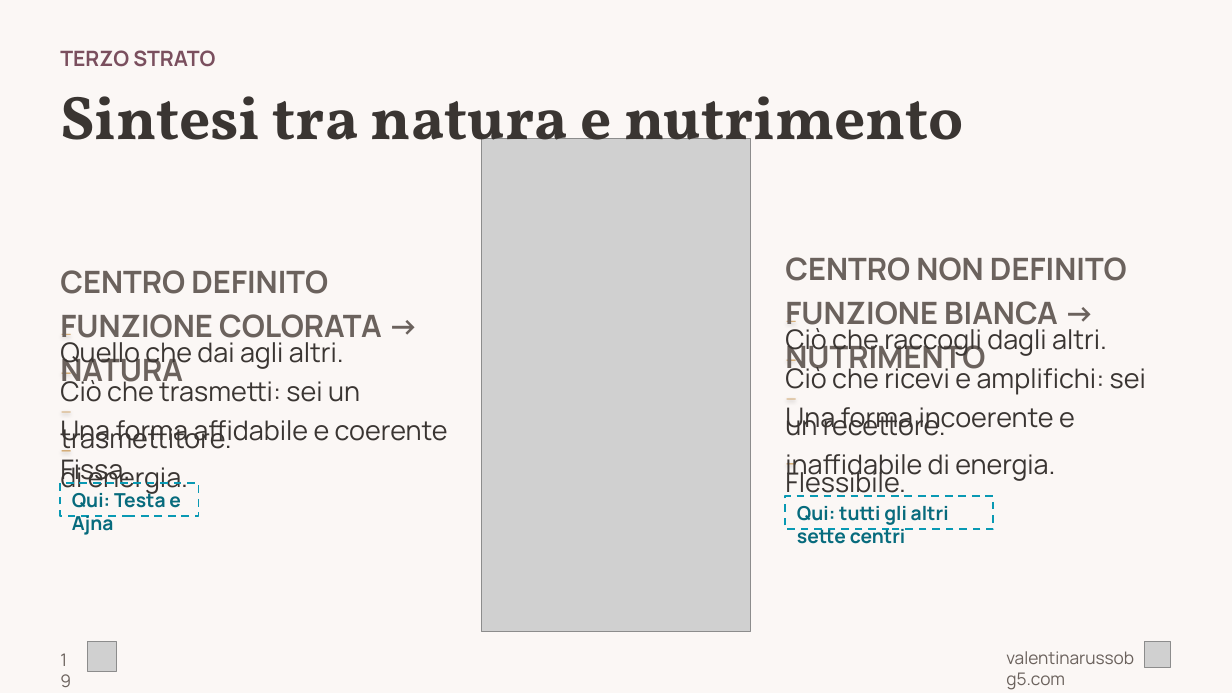
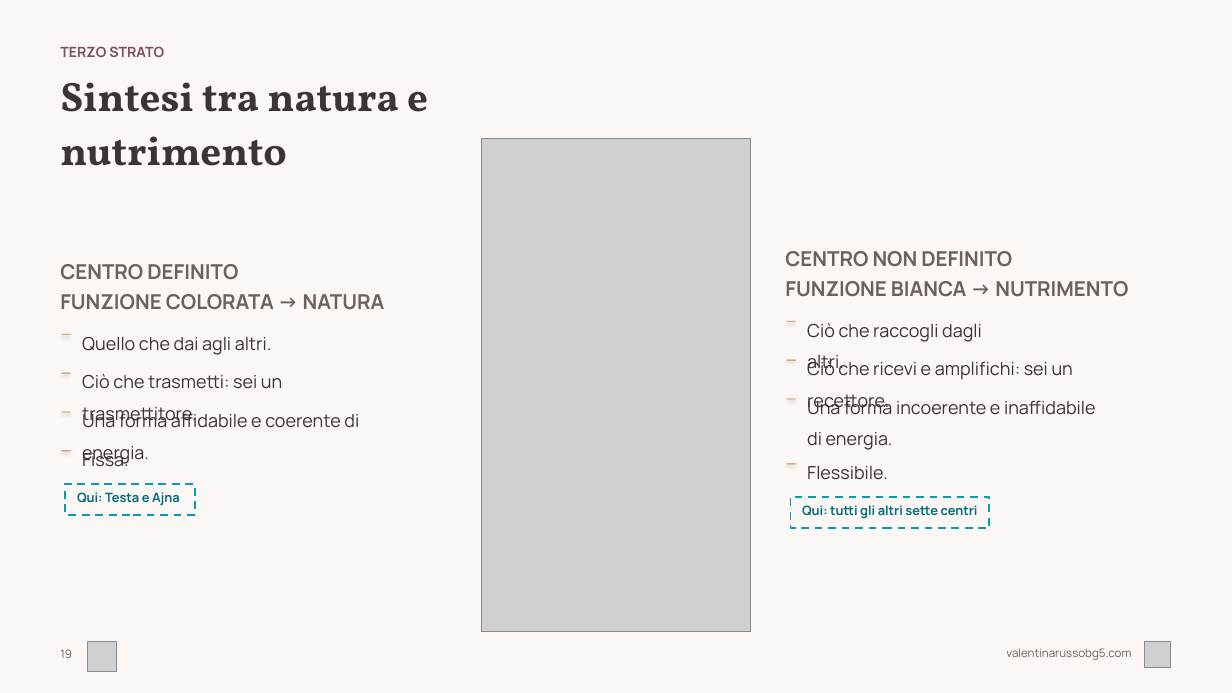
Before and after one commit to valentina-russo/valentinarusso-site, a slide deck: slide 19 of grav-site/root/kit-corso/corso-base-hd.pptx. Drawn at 1232x693 pixels with LibreOffice and Linux fonts; fonts in the diff are those of the drawing; grey boxes stand for pictures. Boxes give left, top, right and bottom in pixels: in the first picture for what was removed or moved away, otherwise in the second. Text is boxed around its words. In the diff, an @@ line names an element or a change of style, - is before the commit and + after.

```diff
--- a/grav-site/root/kit-corso/corso-base-hd.pptx
+++ b/grav-site/root/kit-corso/corso-base-hd.pptx
@@ text "TERZO STRATO" at box(60, 46, 164, 57): size 16.5 to 11 pt @@
@@ text "Sintesi tra natura e nutrimento" at box(60, 82, 428, 166): size 48 to 32 pt @@
@@ text "CENTRO DEFINITO" at box(60, 264, 385, 310): size 24 to 16 pt @@
@@ text "CENTRO NON DEFINITO" at box(785, 251, 1128, 297): size 24 to 16 pt @@
@@ text "Quello che dai agli altri.": place and size @@
-text "Quello che dai agli altri." at box(60, 337, 344, 370)
+text "Quello che dai agli altri." at box(82, 336, 272, 355)
@@ text "Ciò che raccogli dagli altri.": place and size @@
-text "Ciò che raccogli dagli altri." at box(785, 324, 1107, 357)
+text "Ciò che raccogli dagli altri." at box(807, 323, 982, 374)
@@ text "Ciò che ricevi e amplifichi: ...": place and size @@
-text "Ciò che ricevi e amplifichi: ..." at box(785, 363, 1146, 436)
+text "Ciò che ricevi e amplifichi: ..." at box(807, 361, 1073, 413)
@@ text "Ciò che trasmetti: sei un ...": place and size @@
-text "Ciò che trasmetti: sei un ..." at box(60, 376, 360, 452)
+text "Ciò che trasmetti: sei un ..." at box(82, 374, 282, 426)
@@ text "Una forma incoerente e inaffidabile ...": place and size @@
-text "Una forma incoerente e inaffidabile ..." at box(785, 407, 1075, 481)
+text "Una forma incoerente e inaffidabile ..." at box(807, 398, 1095, 450)
@@ text "Una forma affidabile e coerente ...": place and size @@
-text "Una forma affidabile e coerente ..." at box(60, 420, 448, 494)
+text "Una forma affidabile e coerente ..." at box(82, 411, 359, 465)
@@ size 21 to 14 pt in 8 elements at box(82, 411, 359, 465), box(807, 361, 1073, 413), box(807, 398, 1095, 450), box(82, 374, 282, 426), box(807, 323, 982, 374), box(82, 336, 272, 355), box(807, 465, 888, 480), box(82, 449, 129, 467) @@
@@ text "Fissa.": place and size @@
-text "Fissa." at box(60, 459, 130, 486)
+text "Fissa." at box(82, 449, 129, 467)
@@ text "Flessibile.": place and size @@
-text "Flessibile." at box(785, 466, 906, 498)
+text "Flessibile." at box(807, 465, 888, 480)
@@ rectangle "Qui: Testa e Ajna" at box(66, 483, 195, 515): size 15 to 10 pt @@
@@ rectangle "Qui: Testa e Ajna": place and size @@
-rectangle "Qui: Testa e Ajna" at box(60, 483, 199, 517)
+rectangle "Qui: Testa e Ajna" at box(66, 483, 195, 515)
@@ rectangle "Qui: tutti gli altri sette ...": place and size @@
-rectangle "Qui: tutti gli altri sette ..." at box(786, 496, 994, 530)
+rectangle "Qui: tutti gli altri sette ..." at box(791, 497, 990, 529)
@@ rectangle "Qui: tutti gli altri sette ..." at box(791, 497, 990, 529): size 15 to 10 pt @@
@@ text "19" at box(60, 649, 72, 658): size 13.5 to 9 pt @@
@@ text "valentinarussobg5.com" at box(1006, 648, 1131, 660): size 13.5 to 9 pt @@
```
Also in this commit, not shown: 29 other slides changed, 1 other file.
